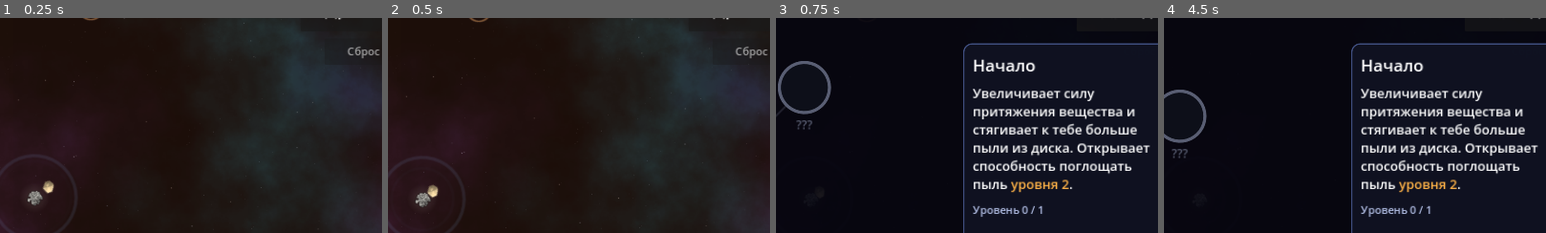
Above: before the commit, frames 1-4 (left to right).
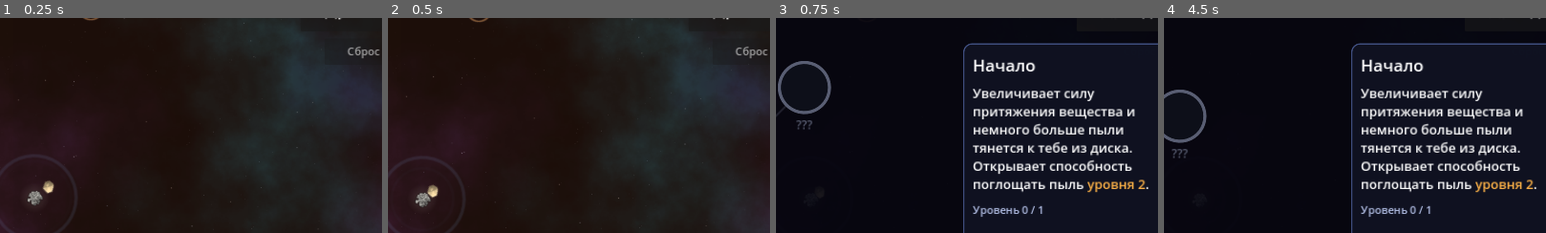
Above: after the commit, the same moments.

Repository: kokazolik/blackhole
Game: Godot game, scene res://scenes/main.tscn
Two runs of this game, one before a commit and one after it. Both use one fixed random seed, a clock stepped at 60 frames per second and the inputs below.
Inputs (mouse positions are % of the whole screen's width and height, from its top left):
- Up to frame 1 (0.25 s): no input
- Up to frame 2 (0.5 s): no input
- Up to frame 3 (0.75 s): click "Древо" at 0.5 s
- Up to frame 4 (4.5 s): click "Назад" at 1.25 s; click "Сброс" at 2 s; click "Точно?" at 2.75 s; tap Enter at 3.5 s; move the mouse to (72, 45) at 3.52 s; hold D 3.53-4.25 s; tap Tab at 3.6 s; click (72, 45) at 3.67 s; tap Space at 4.25 s; drag from (50, 50) to (45, 70) at 4.27 s
The pictures show only the part of the screen within x 46-96%, y 10-60%; the shares and areas given below are measured in that part.

Frames 1-2 are identical in both runs. In frame 3, 5.0% of the frame differs, in the area x 51-98%, y 48-82%; in frame 4, 5.0%.

Commit message:
Start skill adds only a little dust; density grows through skills
Co-Authored-By: Claude Opus 5.5 (1M context) <noreply@anthropic.com>
Claude-Session: https://claude.ai/code/session_019JT9H9Z6HgHqYWpXn3DgRx

Diff:
--- a/data/skills.json
+++ b/data/skills.json
@@ -3,12 +3,12 @@
 		{
 			"id": "start",
 			"title": "Начало",
-			"desc": "Увеличивает силу притяжения вещества и стягивает к тебе больше пыли из диска. Открывает способность поглощать пыль [color=#ffb347]уровня 2[/color].",
+			"desc": "Увеличивает силу притяжения вещества и немного больше пыли тянется к тебе из диска. Открывает способность поглощать пыль [color=#ffb347]уровня 2[/color].",
 			"cost": 50,
 			"max_level": 1,
 			"pos": [0, 0],
 			"requires": [],
-			"effects": {"gravity": 0.5, "dust_level": 2, "spawn": 0.83}
+			"effects": {"gravity": 0.5, "dust_level": 2, "spawn": 0.08}
 		},
 		{
 			"id": "gravity_1",
@@ -46,13 +46,13 @@
 		{
 			"id": "density_1",
 			"title": "Плотное облако",
-			"desc": "Вокруг появляется на 20% больше пыли за уровень.",
+			"desc": "Вокруг появляется больше пыли: +20% от начальной плотности за уровень.",
 			"cost": 25,
 			"cost_growth": 1.7,
 			"max_level": 5,
 			"pos": [1, 1],
 			"requires": ["start"],
-			"effects": {"spawn": 0.2}
+			"effects": {"spawn": 0.035}
 		},
 		{
 			"id": "value_1",
--- a/scripts/autoload/skills.gd
+++ b/scripts/autoload/skills.gd
@@ -11,7 +11,7 @@
 	"gravity": 1.0,   # сила притяжения
 	"reach": 1.0,     # радиус притяжения
 	"speed": 1.0,     # скорость движения
-	"spawn": 0.17,    # плотность пыли вокруг; в начале пыли мало, «Начало» поднимает почти до 1.0
+	"spawn": 0.17,    # плотность пыли вокруг; растёт только навыками, «Начало» добавляет немного
 	"cluster": 1.0,   # частота скоплений
 	"value": 1.0,     # валюта с пыли
 	"dust_level": 1,  # максимальный уровень поглощаемой пыли
Not shown, changed: export_presets.cfg
